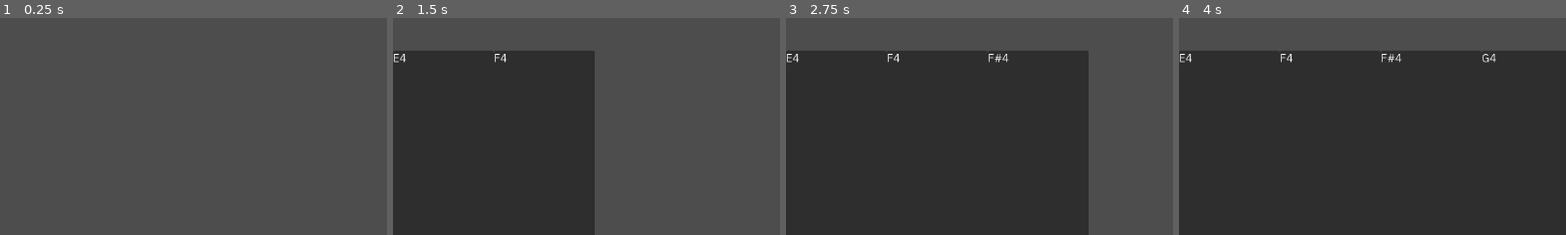
Above: before the commit, frames 1-4 (left to right).
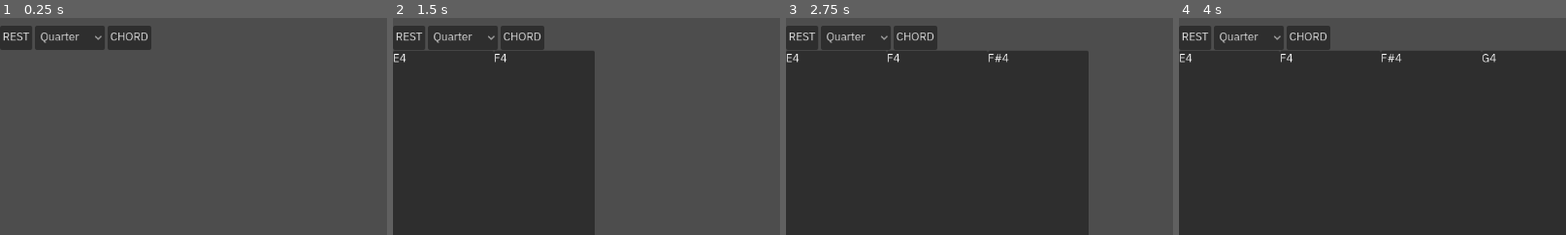
Above: after the commit, the same moments.

Repository: TetroTheo/GuitarMaster
Game: Godot game, scene res://test.tscn
The game is run twice, just before and just after one commit, with the same random seed, the same clock (stepped at 60 frames per second) and the same inputs.
Inputs:
- Up to frame 1 (0.25 s): no input
- Up to frame 2 (1.5 s): click "E4" at 0.5 s; click "F4" at 1.25 s
- Up to frame 3 (2.75 s): click "F#4" at 2 s
- Up to frame 4 (4 s): click "G4" at 2.75 s; click "G#4" at 3.5 s
The pictures show only the part of the screen within x 0-50%, y 45-95%; the shares and areas given below are measured in that part.

The runs differ from the first frame. In frame 1, 3.9% of the frame differs, in the area x 0-40%, y 3-15%; in frame 2, 3.9%; in frame 3, 3.9%; in frame 4, 3.9%.

Commit message:
you can now add rests, change the note duration, and create chords with control buttons. triplets and dotted notes should be relatively simple to add. however! there is a slight bug where you can overload the duration of a measure, because it does not check for that before you add in notes. also, it might be useful to add syncopation; however, it is unclear how this could be accomplished. perhaps it could be stored in the following npkgn.

Diff:
--- a/communicator.gd
+++ b/communicator.gd
@@ -1,7 +1,37 @@
 extends Node
 
+var duration := 1.0
+var chord_notes : Array[Note] = []
+var chord_creation := false
+
 func key_pressed(note):
+	if chord_creation:
+		chord_notes.append(note)
+		return
 	var npkg = NotePackage.new()
-	npkg.duration = 1.0
+	npkg.duration = duration
 	npkg.notes.append(note)
 	$Sheet.add_note_pkg(npkg)
+
+
+func on_duration_changed(index: int) -> void:
+	duration = 4 * pow(0.5, index)
+
+
+func on_rest_pressed() -> void:
+	var npkg = NotePackage.new()
+	npkg.duration = duration
+	$Sheet.add_note_pkg(npkg)
+
+
+func on_chord_toggled(toggled_on: bool) -> void:
+	chord_creation = toggled_on
+	if not chord_creation:
+		if chord_notes:
+			var npkg = NotePackage.new()
+			npkg.duration = duration
+			for note in chord_notes:
+				# make sure that notes do not repeat strings later
+				npkg.notes.append(note)
+			$Sheet.add_note_pkg(npkg)
+			chord_notes.clear()
--- a/test.tscn
+++ b/test.tscn
@@ -16,6 +16,50 @@
 script = ExtResource("3_6uqi0")
 
 [node name="Fretboard" parent="Communicator" unique_id=165216119 instance=ExtResource("1_8uh7m")]
+anchors_preset = 15
+anchor_right = 1.0
+anchor_bottom = 1.0
+offset_bottom = -379.0
+grow_horizontal = 2
+grow_vertical = 2
 
 [node name="Sheet" parent="Communicator" unique_id=658091262 instance=ExtResource("2_6uqi0")]
 offset_top = 343.0
+
+[node name="HBoxContainer" type="HBoxContainer" parent="Communicator" unique_id=535346514]
+anchors_preset = 14
+anchor_top = 0.5
+anchor_right = 1.0
+anchor_bottom = 0.5
+offset_top = -18.0
+offset_bottom = 18.0
+grow_horizontal = 2
+grow_vertical = 2
+
+[node name="Rest" type="Button" parent="Communicator/HBoxContainer" unique_id=1736106853]
+layout_mode = 2
+text = "REST"
+
+[node name="Duration" type="OptionButton" parent="Communicator/HBoxContainer" unique_id=53274829]
+layout_mode = 2
+selected = 2
+item_count = 5
+popup/item_0/text = "Whole"
+popup/item_0/id = 0
+popup/item_1/text = "Half"
+popup/item_1/id = 1
+popup/item_2/text = "Quarter"
+popup/item_2/id = 2
+popup/item_3/text = "Eighth"
+popup/item_3/id = 3
+popup/item_4/text = "Sixteenth"
+popup/item_4/id = 4
+
+[node name="Chord" type="Button" parent="Communicator/HBoxContainer" unique_id=1411413056]
+layout_mode = 2
+toggle_mode = true
+text = "CHORD"
+
+[connection signal="pressed" from="Communicator/HBoxContainer/Rest" to="Communicator" method="on_rest_pressed"]
+[connection signal="item_selected" from="Communicator/HBoxContainer/Duration" to="Communicator" method="on_duration_changed"]
+[connection signal="toggled" from="Communicator/HBoxContainer/Chord" to="Communicator" method="on_chord_toggled"]
